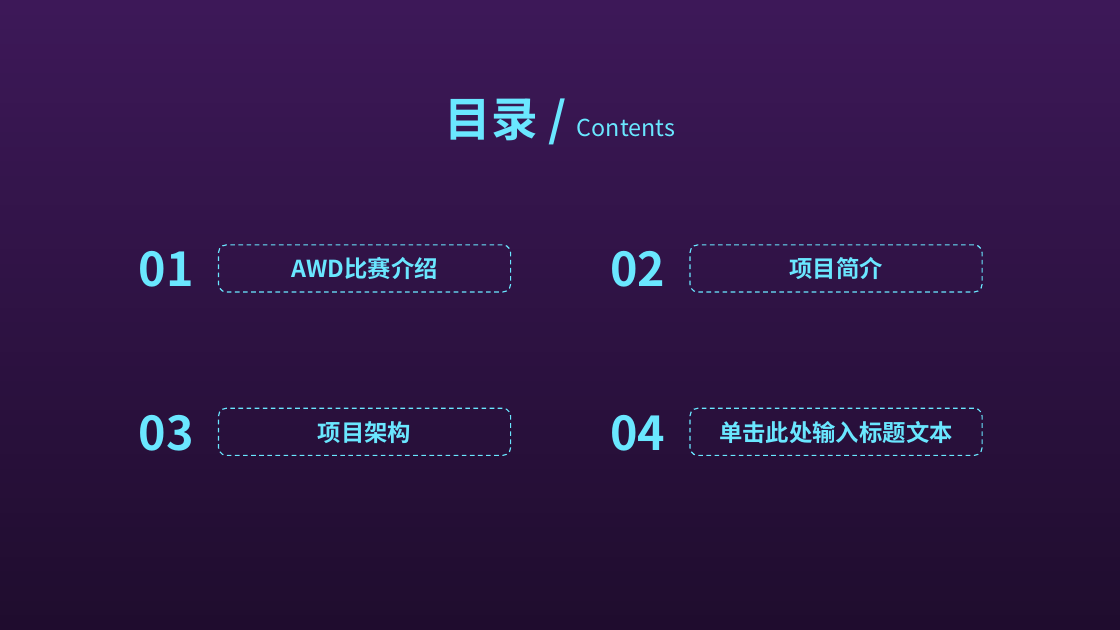
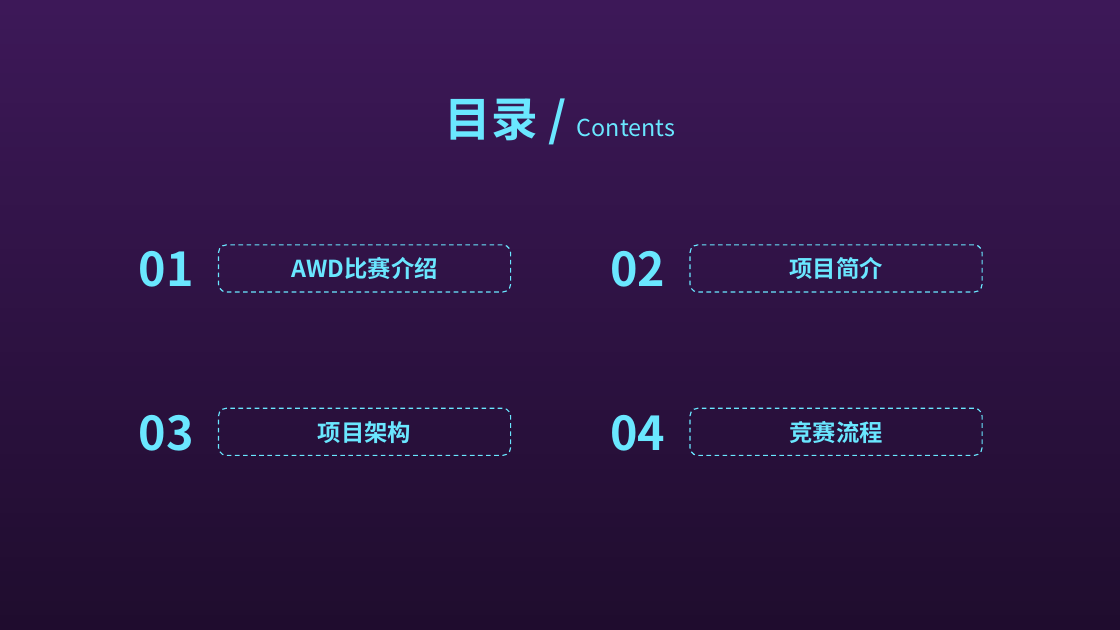
Before and after one commit to Cl0udG0d/testAWD, a slide deck: slide 3 of docs/云计算大数据科技风PPT模板 -.pptx. Drawn at 1120x630 pixels with LibreOffice and Linux fonts; fonts in the diff are those of the drawing; background and template pictures are left out. Boxes give left, top, right and bottom in pixels: in the first picture for what was removed or moved away, otherwise in the second. Text is boxed around its words. In the diff, an @@ line names an element or a change of style, - is before the commit and + after.

```diff
--- a/docs/云计算大数据科技风PPT模板 -.pptx
+++ b/docs/云计算大数据科技风PPT模板 -.pptx
@@ text in rounded rectangle at [789,421,882,443]: text changed @@
-单击此处输入标题文本
+竞赛流程
```
Also in this commit, not shown: 2 other slides changed, 1 other file.
